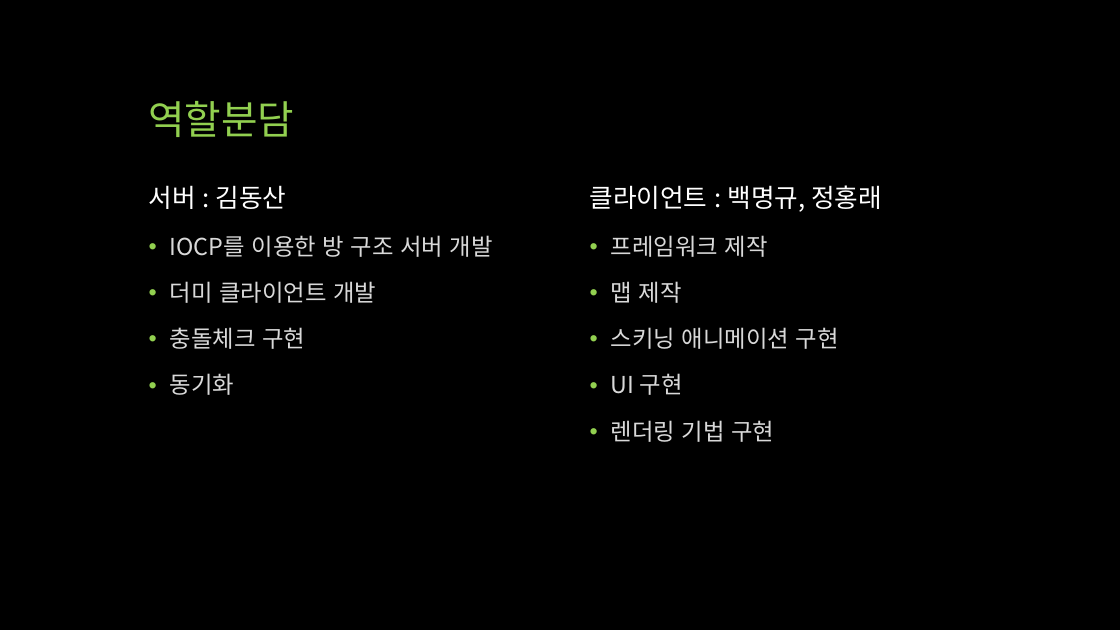
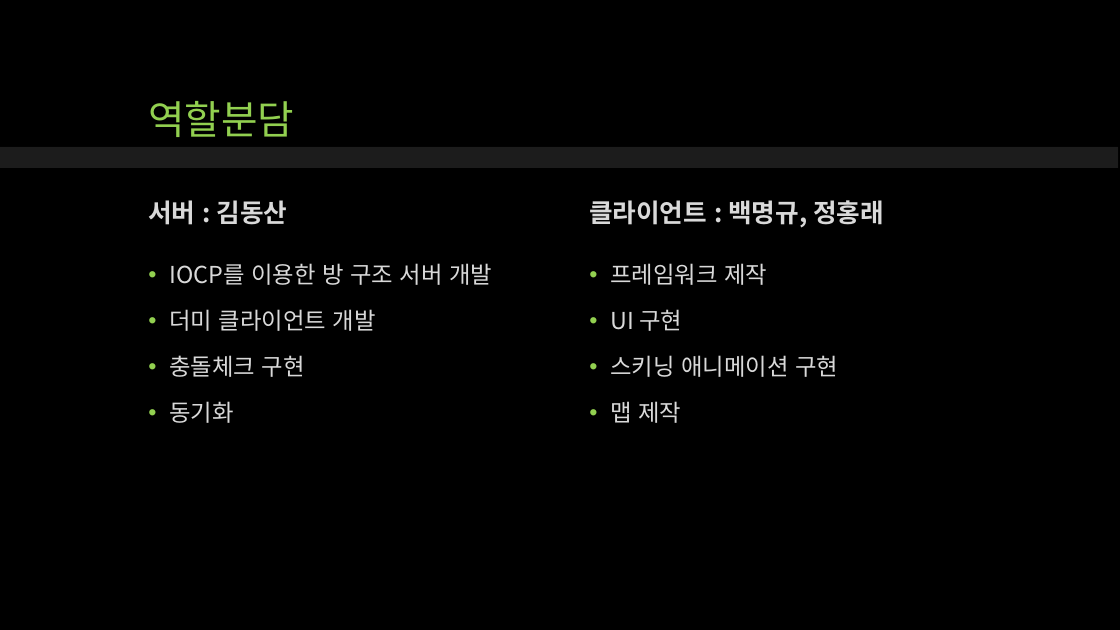
Before and after one commit to qwert830/SP, a slide deck: slide 13 of 기획/UTB (Unknown Team Battle).pptx (slide 12 before the commit). Drawn at 1120x630 pixels with LibreOffice and Linux fonts; fonts in the diff are those of the drawing. Boxes give left, top, right and bottom in pixels: in the first picture for what was removed or moved away, otherwise in the second. Text is boxed around its words. In the diff, an @@ line names an element or a change of style, - is before the commit and + after.

```diff
--- a/기획/UTB (Unknown Team Battle).pptx
+++ b/기획/UTB (Unknown Team Battle).pptx
@@ rectangle added at [0, 147, 1118, 168], fill #262626 at 75% opacity @@
@@ text "서버 : 김동산": place and size @@
-text "서버 : 김동산" at [149, 185, 287, 209]
+text "서버 : 김동산" at [148, 200, 288, 225]
@@ text "서버 : 김동산" at [148, 200, 288, 225]: text colour #FFFFFF to #D9D9D9, bold on; more space between paragraphs; vertical alignment middle to top @@
@@ text "클라이언트 : 백명규, 정홍래" at [589, 200, 884, 228]: text colour #FFFFFF to #D9D9D9, bold on; more space between paragraphs; vertical alignment middle to top @@
@@ text "클라이언트 : 백명규, 정홍래": place and size @@
-text "클라이언트 : 백명규, 정홍래" at [590, 185, 882, 212]
+text "클라이언트 : 백명규, 정홍래" at [589, 200, 884, 228]
@@ text "IOCP를 이용한 방 구조 서버 ...": place and size @@
-text "IOCP를 이용한 방 구조 서버 ..." at [170, 235, 493, 395]
+text "IOCP를 이용한 방 구조 서버 ..." at [169, 263, 492, 423]
@@ text "프레임워크 제작": place and size @@
-text "프레임워크 제작" at [611, 235, 839, 442]
+text "프레임워크 제작" at [610, 263, 838, 423]
@@ text at [610, 309, 838, 377]: paragraphs added @@
+• UI 구현
+• 스키닝 애니메이션 구현
@@ text at [611, 327, 839, 442]: paragraphs removed @@
-• 스키닝 애니메이션 구현
-• UI 구현
-• 렌더링 기법 구현
```
Also in this commit, not shown: 12 other slides changed, 1 slide added, 1 slide removed.
